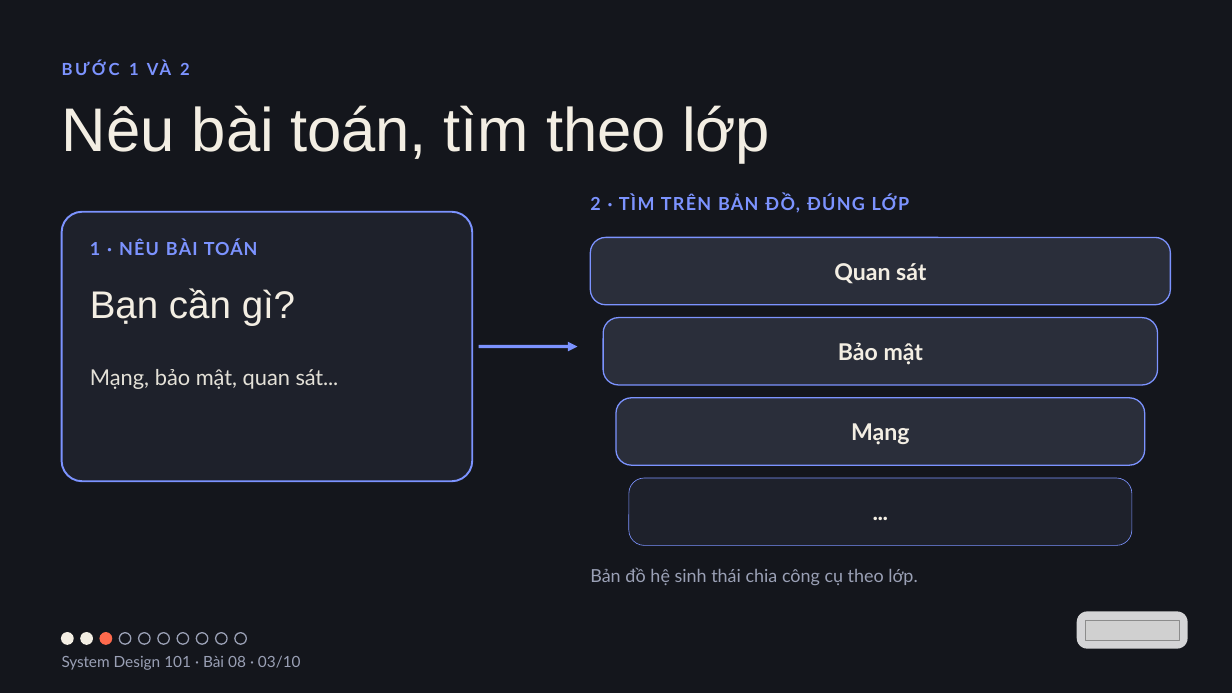
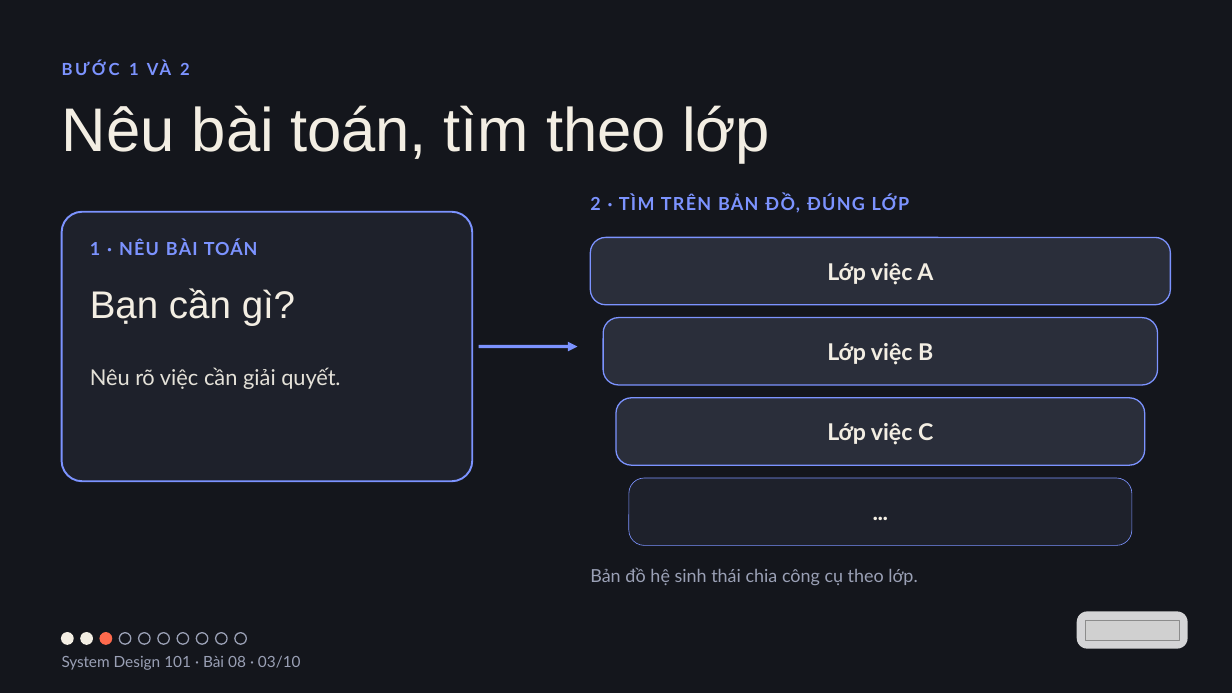
Before and after one commit to vohoailinh90/tool-marketing-studio, a slide deck: slide 3 of system-design-101/vi/lessons/sd-13-008/slides/sd-13-008.pptx. Drawn at 1232x693 pixels with LibreOffice and Linux fonts; fonts in the diff are those of the drawing; grey boxes stand for pictures. Boxes give left, top, right and bottom in pixels: in the first picture for what was removed or moved away, otherwise in the second. Text is boxed around its words. In the diff, an @@ line names an element or a change of style, - is before the commit and + after.

```diff
--- a/system-design-101/vi/lessons/sd-13-008/slides/sd-13-008.pptx
+++ b/system-design-101/vi/lessons/sd-13-008/slides/sd-13-008.pptx
@@ text in rounded rectangle at bbox=[827, 263, 933, 285]: text changed @@
-Quan sát
+Lớp việc A
@@ text in rounded rectangle at bbox=[827, 343, 933, 365]: text changed @@
-Bảo mật
+Lớp việc B
@@ text at bbox=[90, 367, 340, 389]: text changed @@
-Mạng, bảo mật, quan sát...
+Nêu rõ việc cần giải quyết.
@@ text in rounded rectangle at bbox=[827, 423, 933, 445]: text changed @@
-Mạng
+Lớp việc C
```
Also in this commit, not shown: 4 other slides changed.
